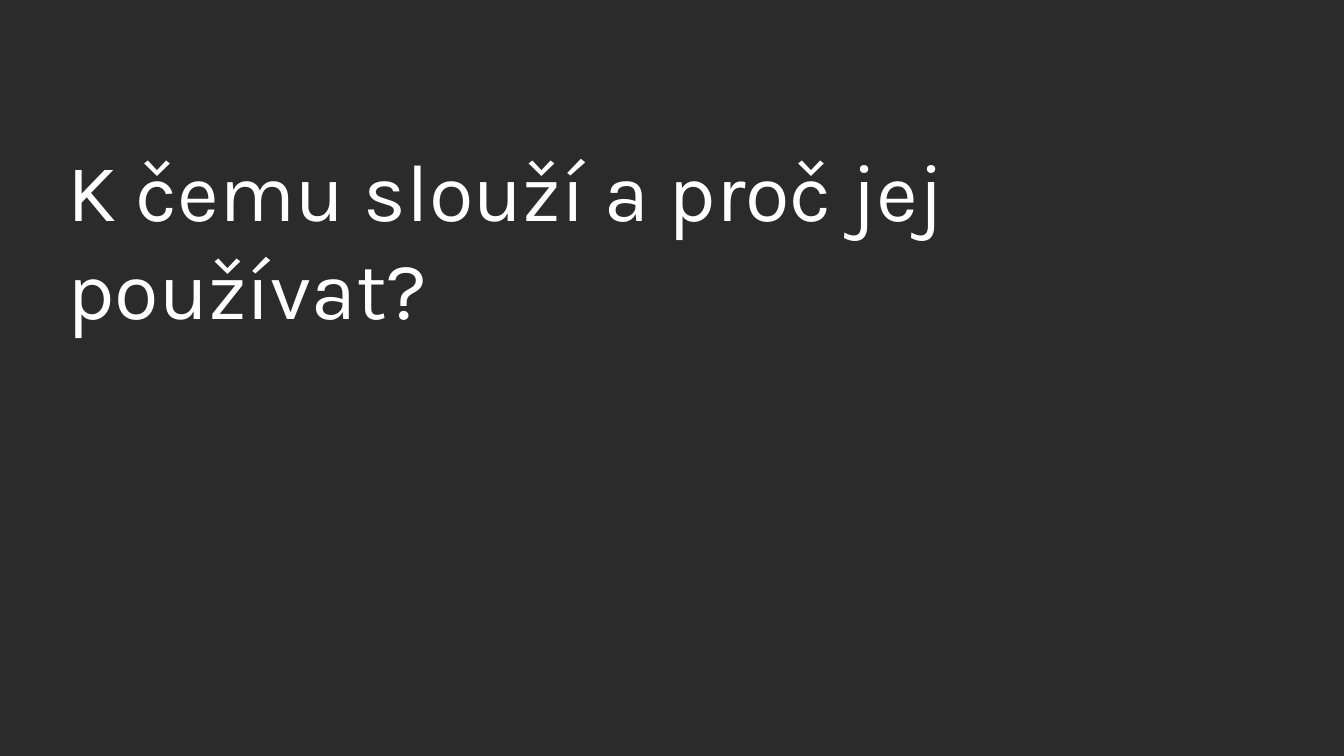
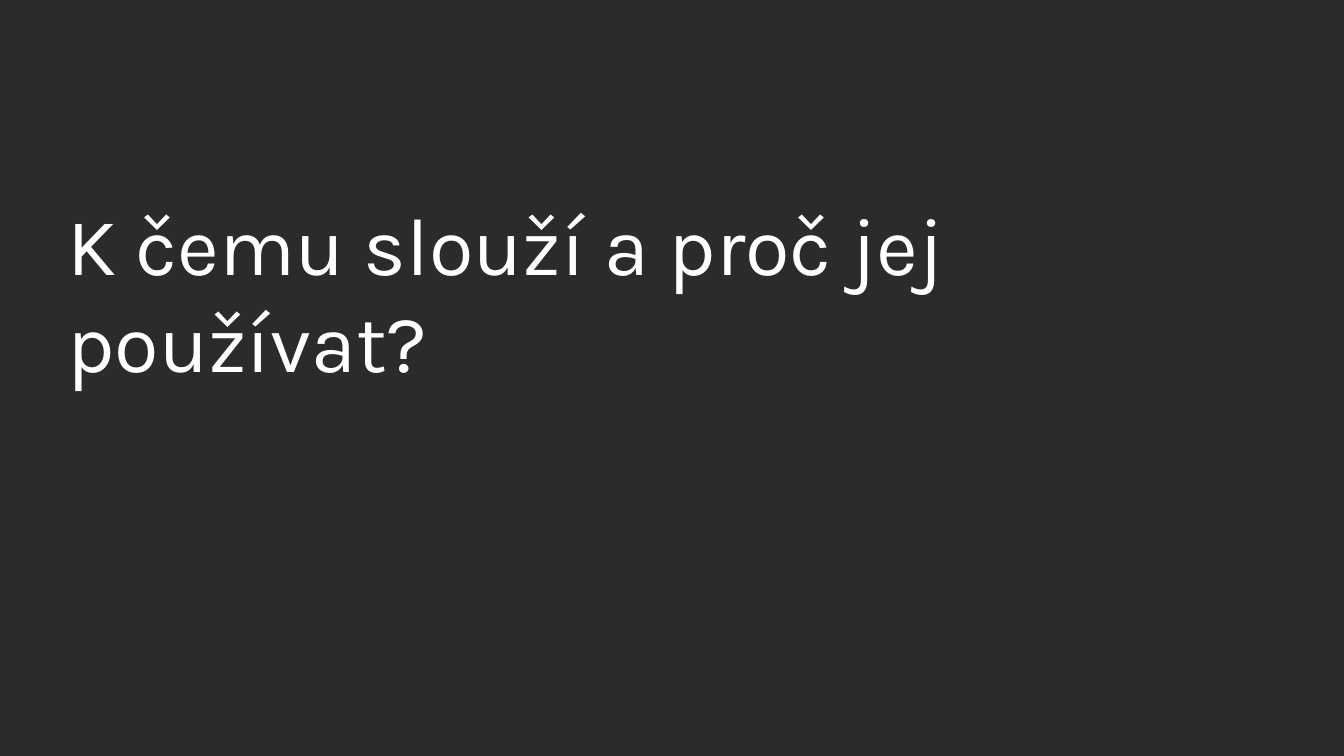
Before and after one commit to djz88/docs, a slide deck: slide 5 of apparmor/apparmor_openalt2017_extended.odp. Drawn at 1344x756 pixels with LibreOffice and Linux fonts; fonts in the diff are those of the drawing; background and template pictures are left out; a plain dark background stands for a picture behind light text. Boxes give left, top, right and bottom in pixels: in the first picture for what was removed or moved away, otherwise in the second. Text is boxed around its words. In the diff, an @@ line names an element or a change of style, - is before the commit and + after.

```diff
--- a/apparmor/apparmor_openalt2017_extended.odp
+++ b/apparmor/apparmor_openalt2017_extended.odp
@@ title "K čemu slouží a proč ...": place and size @@
-title "K čemu slouží a proč ..." at (67,159,944,338)
+title "K čemu slouží a proč ..." at (67,213,944,391)
```
Also in this commit, not shown: 2 other slides changed, 8 slides added, 1 slide removed.
